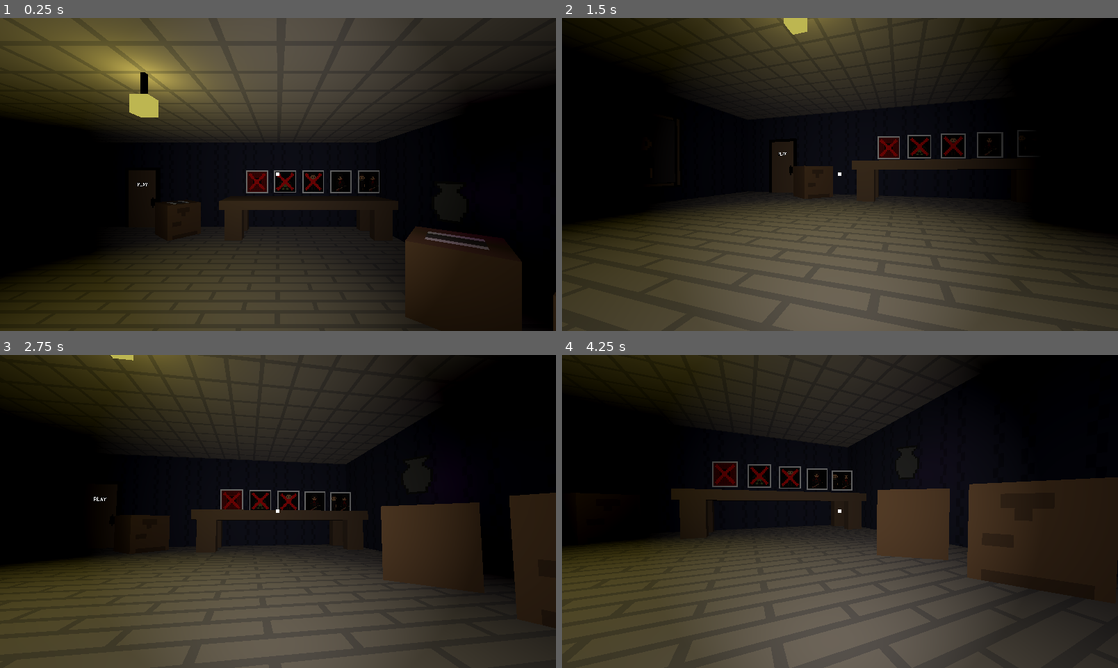
Above: before the commit, frames 1-4 (two rows, left to right).
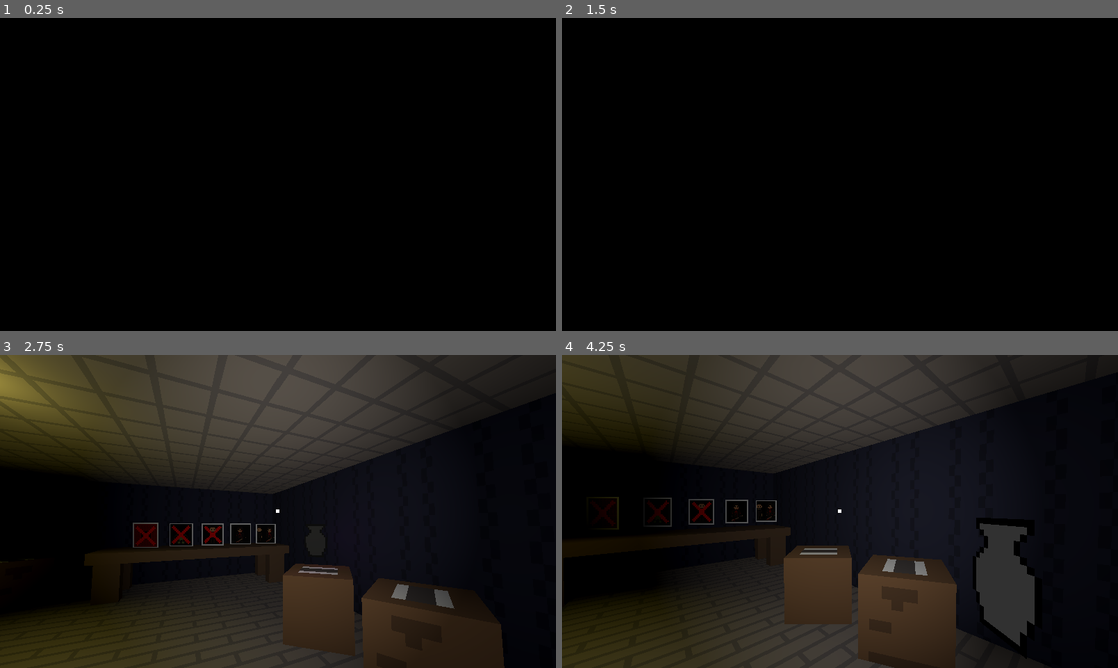
Above: after the commit, the same moments.

Repository: MrLamaT/houseofsinfulsouls_3d
Game: Godot game, scene res://chapter2/load/splash_screen.tscn
Same seed, same stepped clock (60 frames per second), same inputs: the game is played once before the commit and once after it. Before the commit the project starts from res://chapter2/rooms/main.tscn.
Inputs (mouse positions are in pixels of both pictures, inside the frame that each line leads up to):
- Up to frame 1 (0.25 s): no input
- Up to frame 2 (1.5 s): move the mouse to (867, 174) at 0.52 s; tap A (+a) at 0.6 s; move the mouse to (812, 174) at 1.27 s; tap Ctrl (+crouch) at 1.35 s
- Up to frame 3 (2.75 s): move the mouse to (289, 505) at 2.02 s; tap D (+d) at 2.1 s
- Up to frame 4 (4.25 s): move the mouse to (834, 517) at 2.77 s; tap Q (+drop) at 2.85 s; move the mouse to (878, 514) at 3.52 s; tap E (+e) at 3.6 s

The runs differ from the first frame. In frame 1, 61% of the frame differs, in the area x 0-100%, y 0-100%; in frame 2, 56%; in frame 3, 60%; in frame 4, 64%.

Commit message:
elevator and terminal

Diff:
--- a/chapter2/Player/Player.tscn
+++ b/chapter2/Player/Player.tscn
@@ -641,6 +641,7 @@
 offset_bottom = 247.0
 grow_horizontal = 2
 grow_vertical = 2
+theme_override_fonts/font = ExtResource("3_sfgwg")
 theme_override_styles/background = SubResource("StyleBoxFlat_3lojj")
 theme_override_styles/fill = SubResource("StyleBoxFlat_xng4x")
 show_percentage = false
@@ -658,6 +659,7 @@
 offset_bottom = 289.0
 grow_horizontal = 2
 grow_vertical = 2
+theme_override_fonts/font = ExtResource("3_sfgwg")
 theme_override_styles/background = SubResource("StyleBoxFlat_3lojj")
 theme_override_styles/fill = SubResource("StyleBoxFlat_xng4x")
 show_percentage = false
--- a/chapter2/Player/player.gd
+++ b/chapter2/Player/player.gd
@@ -155,7 +155,7 @@
 		Global.game_settings["ModHard"] = false
 		if Global.game_settings["HP"] == 0:
 			await get_tree().create_timer(1).timeout
-		get_tree().change_scene_to_file("res://chapter2/rooms/main.tscn")
+		SceneManager.load_scene_with_loading("res://chapter2/rooms/main.tscn")
 		return
 	await get_tree().create_timer(3.0).timeout
 	global_position = Vector3(2.599, 0.656, 2.599)
--- a/chapter2/doors/doors.gd
+++ b/chapter2/doors/doors.gd
@@ -46,7 +46,7 @@
 func change_scene():
 	if target_scene_path != "" and ResourceLoader.exists(target_scene_path):
 		await get_tree().process_frame
-		get_tree().change_scene_to_file(target_scene_path)
+		SceneManager.load_scene_with_loading(target_scene_path)
 	else:
 		push_error("Invalid scene path: %s" % target_scene_path)
 
--- /dev/null
+++ b/chapter2/load/LoadingScreen.tscn
@@ -0,0 +1,93 @@
+[gd_scene load_steps=9 format=3 uid="uid://bvll2nqa4j2wb"]
+
+[ext_resource type="Script" uid="uid://cq7c8a0c2nagt" path="res://chapter2/load/loading_screen.gd" id="1_iqfpq"]
+[ext_resource type="Texture2D" uid="uid://dateaog7yobbw" path="res://assets/logo.png" id="2_vpunw"]
+[ext_resource type="FontFile" uid="uid://vpmakd0urni6" path="res://Undertale-Battle-Font.ttf-5b3f8609511f8e0c8fc5e3287eaa9635.fontdata" id="3_vpunw"]
+
+[sub_resource type="StyleBoxFlat" id="StyleBoxFlat_iqfpq"]
+bg_color = Color(0.6, 0.6, 0.6, 0)
+border_width_left = 2
+border_width_top = 2
+border_width_right = 2
+border_width_bottom = 2
+border_color = Color(1, 1, 1, 1)
+
+[sub_resource type="StyleBoxFlat" id="StyleBoxFlat_vpunw"]
+bg_color = Color(1, 1, 1, 1)
+
+[sub_resource type="Animation" id="Animation_ghsbh"]
+resource_name = "load"
+loop_mode = 1
+tracks/0/type = "value"
+tracks/0/imported = false
+tracks/0/enabled = true
+tracks/0/path = NodePath("ColorRect/Sprite2D:position")
+tracks/0/interp = 1
+tracks/0/loop_wrap = true
+tracks/0/keys = {
+"times": PackedFloat32Array(0, 0.5, 1),
+"transitions": PackedFloat32Array(1, 1, 1),
+"update": 0,
+"values": [Vector2(576, 248), Vector2(576, 228), Vector2(576, 248)]
+}
+
+[sub_resource type="Animation" id="Animation_dhqi2"]
+length = 0.001
+tracks/0/type = "value"
+tracks/0/imported = false
+tracks/0/enabled = true
+tracks/0/path = NodePath("ColorRect/Sprite2D:position")
+tracks/0/interp = 1
+tracks/0/loop_wrap = true
+tracks/0/keys = {
+"times": PackedFloat32Array(0),
+"transitions": PackedFloat32Array(1),
+"update": 0,
+"values": [Vector2(576, 248)]
+}
+
+[sub_resource type="AnimationLibrary" id="AnimationLibrary_2ij24"]
+_data = {
+&"RESET": SubResource("Animation_dhqi2"),
+&"load": SubResource("Animation_ghsbh")
+}
+
+[node name="LoadingScreen" type="Control"]
+layout_mode = 3
+anchors_preset = 0
+script = ExtResource("1_iqfpq")
+
+[node name="ColorRect" type="ColorRect" parent="."]
+layout_mode = 0
+offset_right = 1152.0
+offset_bottom = 648.0
+color = Color(0, 0, 0, 1)
+
+[node name="Sprite2D" type="Sprite2D" parent="ColorRect"]
+modulate = Color(0.5137255, 0, 0, 1)
+texture_filter = 1
+position = Vector2(576, 248)
+scale = Vector2(8, 8)
+texture = ExtResource("2_vpunw")
+
+[node name="ProgressBar" type="ProgressBar" parent="ColorRect"]
+layout_mode = 1
+anchors_preset = 8
+anchor_left = 0.5
+anchor_top = 0.5
+anchor_right = 0.5
+anchor_bottom = 0.5
+offset_left = -400.0
+offset_top = 108.0
+offset_right = 400.0
+offset_bottom = 135.0
+grow_horizontal = 2
+grow_vertical = 2
+theme_override_fonts/font = ExtResource("3_vpunw")
+theme_override_styles/background = SubResource("StyleBoxFlat_iqfpq")
+theme_override_styles/fill = SubResource("StyleBoxFlat_vpunw")
+
+[node name="AnimationPlayer" type="AnimationPlayer" parent="."]
+libraries = {
+&"": SubResource("AnimationLibrary_2ij24")
+}
--- /dev/null
+++ b/chapter2/load/SceneManager.gd
@@ -0,0 +1,60 @@
+extends Node
+
+var loading_screen: PackedScene
+var current_loading_screen: Control = null
+var current_scene: Node = null
+
+func _ready():
+	loading_screen = preload("res://chapter2/load/LoadingScreen.tscn")
+
+func load_scene_with_loading(scene_path: String):
+	show_loading_screen()
+
+	ResourceLoader.load_threaded_request(scene_path)
+
+	await check_loading_progress(scene_path)
+
+func show_loading_screen():
+	current_loading_screen = loading_screen.instantiate()
+	get_tree().root.add_child(current_loading_screen)
+	current_loading_screen.z_index = 1000
+
+func hide_loading_screen():
+	if current_loading_screen:
+		current_loading_screen.queue_free()
+		current_loading_screen = null
+
+func check_loading_progress(scene_path: String):
+	var progress = []
+
+	while true:
+		var status = ResourceLoader.load_threaded_get_status(scene_path, progress)
+
+		if status == ResourceLoader.THREAD_LOAD_LOADED:
+			var scene = ResourceLoader.load_threaded_get(scene_path)
+			switch_to_scene(scene)
+			break
+		elif status == ResourceLoader.THREAD_LOAD_IN_PROGRESS:
+			if current_loading_screen:
+				current_loading_screen.update_progress(progress[0] * 100)
+			await get_tree().create_timer(0.05).timeout
+		else:
+			print("Ошибка загрузки сцены: ", status)
+			hide_loading_screen()
+			break
+
+func switch_to_scene(scene: PackedScene):
+	var new_scene = scene.instantiate()
+
+	var root = get_tree().root
+
+	if current_scene:
+		root.remove_child(current_scene)
+		current_scene.queue_free()
+
+	root.add_child(new_scene)
+	current_scene = new_scene
+
+	get_tree().current_scene = new_scene
+
+	hide_loading_screen()
--- /dev/null
+++ b/chapter2/load/loading_screen.gd
@@ -0,0 +1,8 @@
+extends Control
+
+func _ready() -> void:
+	$AnimationPlayer.play("load")
+
+func update_progress(value: float):
+	if has_node("ProgressBar"):
+		$ProgressBar.value = value
--- /dev/null
+++ b/chapter2/load/splash_screen.gd
@@ -0,0 +1,6 @@
+extends Control
+
+func _ready():
+	# Показываем сплэш-скрин
+	await get_tree().create_timer(2.0).timeout
+	SceneManager.load_scene_with_loading("res://chapter2/rooms/main.tscn")
--- /dev/null
+++ b/chapter2/load/splash_screen.tscn
@@ -0,0 +1,8 @@
+[gd_scene load_steps=2 format=3 uid="uid://2b46d713lssn"]
+
+[ext_resource type="Script" uid="uid://c23egdnmpri5b" path="res://chapter2/load/splash_screen.gd" id="1_2pka5"]
+
+[node name="SplashScreen" type="Control"]
+layout_mode = 3
+anchors_preset = 0
+script = ExtResource("1_2pka5")
--- a/chapter2/rooms/GlobalMain.tscn
+++ b/chapter2/rooms/GlobalMain.tscn
@@ -1995,4 +1995,12 @@
 [node name="Elevator" parent="NavigationRegion3D" instance=ExtResource("50_avtcs")]
 transform = Transform3D(-1, 0, -8.742278e-08, 0, 1, 0, 8.742278e-08, 0, -1, 1.1, -0.016, -14.69)
 
+[node name="Elevator3" parent="NavigationRegion3D" instance=ExtResource("50_avtcs")]
+transform = Transform3D(-1, 0, -8.742278e-08, 0, 1, 0, 8.742278e-08, 0, -1, 1.1, -6.6668034, -14.69)
+elevator_id = "basement"
+
+[node name="Elevator2" parent="NavigationRegion3D" instance=ExtResource("50_avtcs")]
+transform = Transform3D(-1, 0, -8.742278e-08, 0, 1, 0, 8.742278e-08, 0, -1, 1.1, 7.1034164, -14.69)
+elevator_id = "attic"
+
 [connection signal="body_entered" from="NavigationRegion3D/floor_ceiling/KillZona" to="." method="_on_kill_zona_body_entered"]
--- a/chapter2/rooms/decoration/elevator.gd
+++ b/chapter2/rooms/decoration/elevator.gd
@@ -1,21 +1,69 @@
 extends StaticBody3D
+
+@export var elevator_id: String = "main_floor"
+@export var destination_floors = {
+	"0": "basement",
+	"1": "main_floor",
+	"2": "attic"
+}
+var IsTeleporting = false
 
 func handle_interaction(object_name: String):
 	match object_name:
-		"2":
-			print(2)
-			if $wall3/Door.disabled:
-				$AnimationPlayer.play("close")
-		"1":
-			print(1)
-			if $wall3/Door.disabled:
-				$AnimationPlayer.play("close")
-		"0":
-			print(0)
-			if $wall3/Door.disabled:
-				$AnimationPlayer.play("close")
+		"0", "1", "2":
+			if !IsTeleporting:
+				IsTeleporting = true
+				if $wall3/Door.disabled:
+					$AnimationPlayer.play("close")
+				animate_button(object_name)
+				teleport_player(object_name)
 		"open":
+			animate_button(object_name)
 			if !$wall3/Door.disabled:
 				$AnimationPlayer.play("open")
 			else:
 				$AnimationPlayer.play("close")
+
+func animate_button(button_name: String):
+	match button_name:
+		"0":
+			$board/MeshInstance3D6.position.y = 0.349
+			await get_tree().create_timer(1.0).timeout
+			$board/MeshInstance3D6.position.y = 0.589
+		"1":
+			$board/MeshInstance3D5.position.y = 0.349
+			await get_tree().create_timer(1.0).timeout
+			$board/MeshInstance3D5.position.y = 0.589
+		"2":
+			$board/MeshInstance3D4.position.y = 0.349
+			await get_tree().create_timer(1.0).timeout
+			$board/MeshInstance3D4.position.y = 0.589
+		"open":
+			$board2/MeshInstance3D5.position.y = 0.349
+			$board3/MeshInstance3D5.position.y = 0.349
+			await get_tree().create_timer(1.0).timeout
+			$board2/MeshInstance3D5.position.y = 0.589
+			$board3/MeshInstance3D5.position.y = 0.589
+
+func teleport_player(floor_number: String):
+	var player = get_tree().get_first_node_in_group("player")
+	if player and destination_floors.has(floor_number):
+		await get_tree().create_timer(1).timeout
+		player.AnimationPlayPlayer("BlackOut")
+		await get_tree().create_timer(0.25).timeout
+		var target_elevator_id = destination_floors[floor_number]
+		var target_elevator = find_elevator_by_id(target_elevator_id)
+		if target_elevator and target_elevator.has_node("Marker3D"):
+			var target_marker = target_elevator.get_node("Marker3D")
+			player.global_position = target_marker.global_position
+			IsTeleporting = false
+			print("Телепортация к лифту: ", target_elevator_id)
+		else:
+			print("Ошибка: лифт с ID '", target_elevator_id, "' не найден!")
+
+func find_elevator_by_id(target_id: String) -> StaticBody3D:
+	var elevators = get_tree().get_nodes_in_group("elevators")
+	for elevator in elevators:
+		if elevator.elevator_id == target_id:
+			return elevator
+	return null
--- a/chapter2/rooms/decoration/elevator.tscn
+++ b/chapter2/rooms/decoration/elevator.tscn
@@ -65,44 +65,8 @@
 material = SubResource("StandardMaterial3D_74r7q")
 size = Vector3(0.15, 0.5, 0.25)
 
-[sub_resource type="Animation" id="Animation_mvdua"]
-resource_name = "open"
-tracks/0/type = "value"
-tracks/0/imported = false
-tracks/0/enabled = true
-tracks/0/path = NodePath("D:position")
-tracks/0/interp = 1
-tracks/0/loop_wrap = true
-tracks/0/keys = {
-"times": PackedFloat32Array(0, 1),
-"transitions": PackedFloat32Array(1, 1),
-"update": 0,
-"values": [Vector3(5.6478853, 2, 3.184), Vector3(5.648, 2, 2.184)]
-}
-tracks/1/type = "value"
-tracks/1/imported = false
-tracks/1/enabled = true
-tracks/1/path = NodePath("D2:position")
-tracks/1/interp = 1
-tracks/1/loop_wrap = true
-tracks/1/keys = {
-"times": PackedFloat32Array(0, 1),
-"transitions": PackedFloat32Array(1, 1),
-"update": 0,
-"values": [Vector3(5.648, 2, 4.33), Vector3(5.648, 2, 5.33)]
-}
-tracks/2/type = "value"
-tracks/2/imported = false
-tracks/2/enabled = true
-tracks/2/path = NodePath("wall3/Door:disabled")
-tracks/2/interp = 1
-tracks/2/loop_wrap = true
-tracks/2/keys = {
-"times": PackedFloat32Array(0, 1),
-"transitions": PackedFloat32Array(1, 1),
-"update": 1,
-"values": [false, true]
-}
+[sub_resource type="BoxShape3D" id="BoxShape3D_dgojc"]
+size = Vector3(1, 1, 0.7006836)
 
 [sub_resource type="Animation" id="Animation_74r7q"]
 length = 0.001
@@ -182,6 +146,45 @@
 "values": [true, false]
 }
 
+[sub_resource type="Animation" id="Animation_mvdua"]
+resource_name = "open"
+tracks/0/type = "value"
+tracks/0/imported = false
+tracks/0/enabled = true
+tracks/0/path = NodePath("D:position")
+tracks/0/interp = 1
+tracks/0/loop_wrap = true
+tracks/0/keys = {
+"times": PackedFloat32Array(0, 1),
+"transitions": PackedFloat32Array(1, 1),
+"update": 0,
+"values": [Vector3(5.6478853, 2, 3.184), Vector3(5.648, 2, 2.184)]
+}
+tracks/1/type = "value"
+tracks/1/imported = false
+tracks/1/enabled = true
+tracks/1/path = NodePath("D2:position")
+tracks/1/interp = 1
+tracks/1/loop_wrap = true
+tracks/1/keys = {
+"times": PackedFloat32Array(0, 1),
+"transitions": PackedFloat32Array(1, 1),
+"update": 0,
+"values": [Vector3(5.648, 2, 4.33), Vector3(5.648, 2, 5.33)]
+}
+tracks/2/type = "value"
+tracks/2/imported = false
+tracks/2/enabled = true
+tracks/2/path = NodePath("wall3/Door:disabled")
+tracks/2/interp = 1
+tracks/2/loop_wrap = true
+tracks/2/keys = {
+"times": PackedFloat32Array(0, 1),
+"transitions": PackedFloat32Array(1, 1),
+"update": 1,
+"values": [false, true]
+}
+
 [sub_resource type="AnimationLibrary" id="AnimationLibrary_063x6"]
 _data = {
 &"RESET": SubResource("Animation_74r7q"),
@@ -189,7 +192,7 @@
 &"open": SubResource("Animation_mvdua")
 }
 
-[node name="Elevator" type="StaticBody3D"]
+[node name="Elevator" type="StaticBody3D" groups=["elevators"]]
 collision_layer = 4
 collision_mask = 3
 script = ExtResource("1_mvdua")
@@ -389,6 +392,10 @@
 interaction_name = "open"
 handler_node = NodePath("../../..")
 
+[node name="CollisionShape3D" type="CollisionShape3D" parent="board2"]
+transform = Transform3D(1, 8.742278e-09, 3.8214188e-15, 8.742278e-07, -1, -8.742278e-07, -3.8214188e-15, 8.742278e-09, -1, -0.0004696846, -8.031769, 0.0036965609)
+shape = SubResource("BoxShape3D_dgojc")
+
 [node name="board3" type="StaticBody3D" parent="."]
 transform = Transform3D(4.371139e-08, -0.1, -8.742278e-08, -1, -4.371139e-09, 0, -3.821371e-15, 8.742278e-09, -1, 5.0533624, 2.0334697, 1.3480345)
 collision_layer = 4
@@ -407,6 +414,10 @@
 interaction_name = "open"
 handler_node = NodePath("../../..")
 
+[node name="CollisionShape3D" type="CollisionShape3D" parent="board3"]
+transform = Transform3D(1, -3.340749e-23, 4.785736e-20, -3.3407902e-21, 1, 0, 4.785736e-20, 0, 1, 0, -1.7346115, -0.0036621094)
+shape = SubResource("BoxShape3D_dgojc")
+
 [node name="AnimationPlayer" type="AnimationPlayer" parent="."]
 libraries = {
 &"": SubResource("AnimationLibrary_063x6")
@@ -414,3 +425,6 @@
 
 [node name="InvisibleTrigger" parent="." instance=ExtResource("10_74r7q")]
 transform = Transform3D(4.122537, 0, 0, 0, 3.4248512, 0, 0, 0, 2.8973246, 3.3152661, 2.214, 0)
+
+[node name="Marker3D" type="Marker3D" parent="."]
+transform = Transform3D(1, 0, 0, 0, 1, 0, 0, 0, 1, 3, 1, 0)
--- a/project.godot
+++ b/project.godot
@@ -11,13 +11,14 @@
 [application]
 
 config/name="House Of Sinful Souls 3D"
-run/main_scene="uid://dvyormlmcnr8r"
+run/main_scene="uid://2b46d713lssn"
 config/features=PackedStringArray("4.5", "GL Compatibility")
 config/icon="res://icon.svg"
 
 [autoload]
 
 Global="*res://global.gd"
+SceneManager="*res://chapter2/load/SceneManager.gd"
 
 [display]
 
@@ -47,6 +48,7 @@
 enemy_targets1=""
 enemy_targets2=""
 enemy2=""
+elevators=""
 
 [input]
 
Not shown, added: chapter2/load/SceneManager.gd.uid
Not shown, added: chapter2/load/loading_screen.gd.uid
Not shown, added: chapter2/load/splash_screen.gd.uid
Not shown: 1 places in chapter2/rooms/decoration/elevator.tscn that only renumber resources
